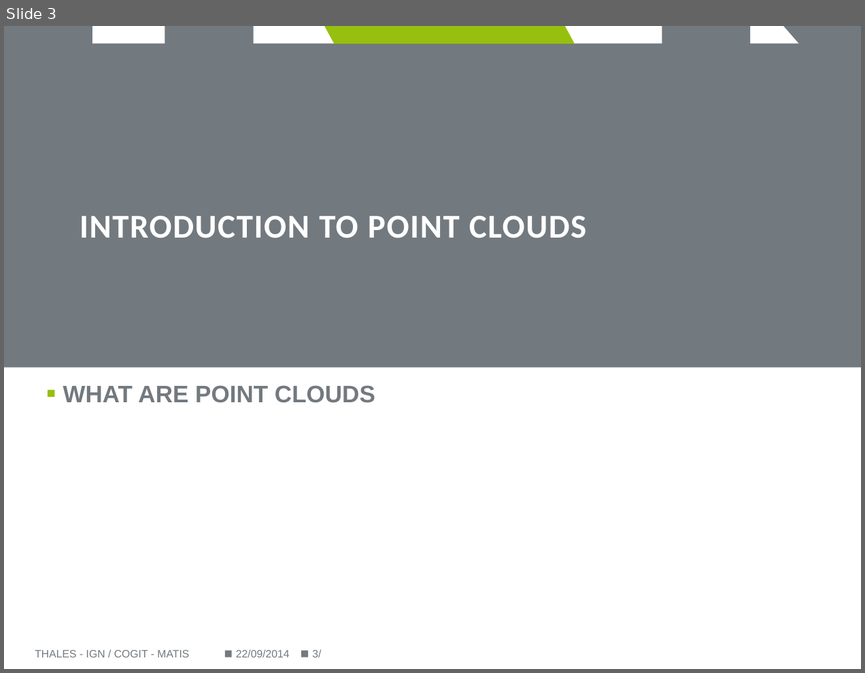
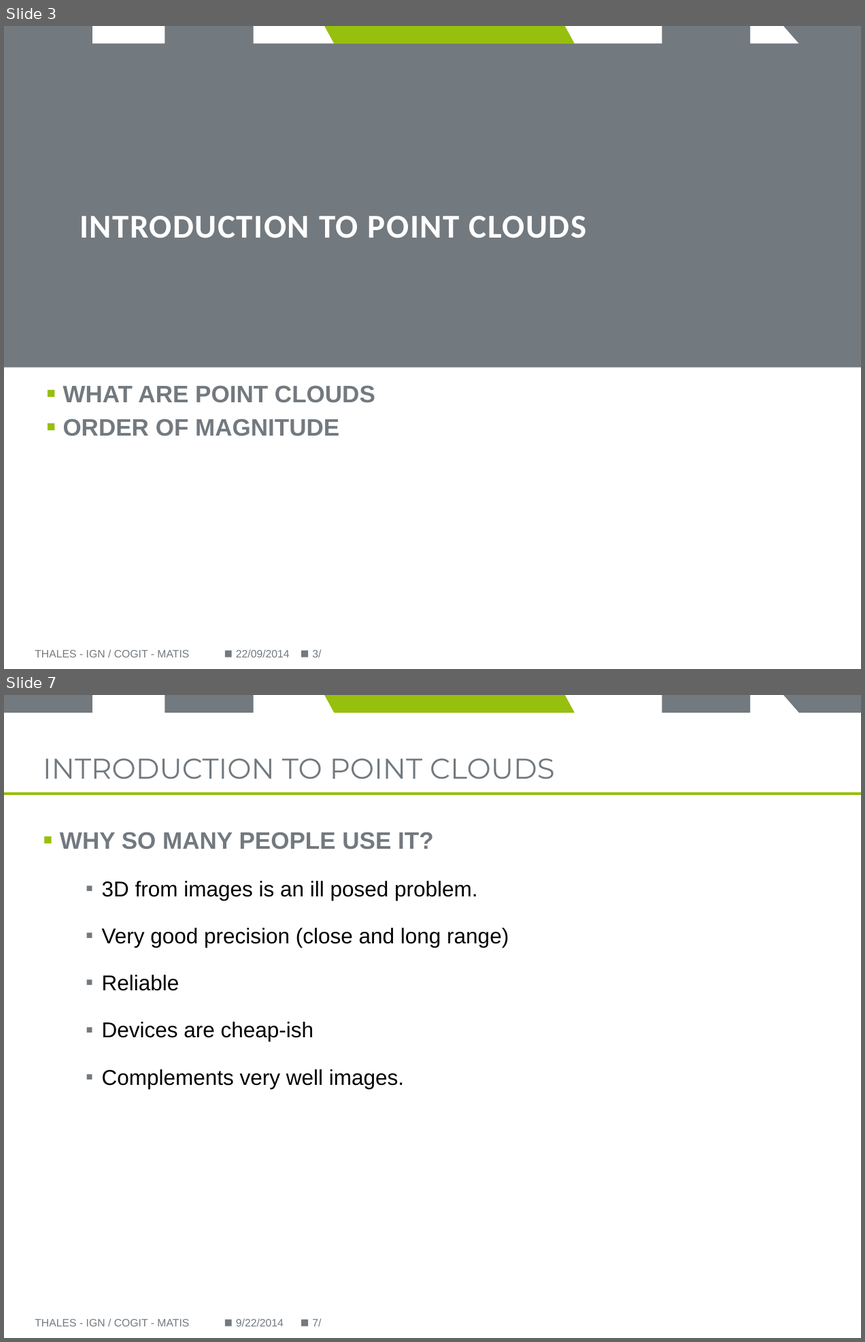
Before and after one commit to Remi-C/Postgres_Day_2014_10_RemiC, a slide deck: presentation_RCura.pptx. Shown one above the other, each under a label of ours: slide 3 before the commit, slides 3 and 7 after it; the slides between them are not shown. The pictures are 865x673 and 865x1342 pixels, drawn with LibreOffice and Linux fonts; fonts in the diff are those of the drawing; background and template pictures are left out. Boxes give left, top, right and bottom in pixels: in the first picture for what was removed or moved away, otherwise in the second. Text is boxed around its words. In the diff, an @@ line names an element or a change of style, - is before the commit and + after.

Commit message:
up to discussing pointcloud

```diff
--- a/presentation_RCura.pptx
+++ b/presentation_RCura.pptx
@@ slide 7 added at <box>4,695,861,1338</box>, background #FFFFFF; not listed: 7 template elements that a slide beside it also shows @@
@@ title added at <box>43,758,554,779</box>, 24 pt, text #72797F @@
+INTRODUCTION TO POINT CLOUDS
@@ line added from (4, 794) to (861, 794), #97BF0D 2.25 pt @@
@@ text added at <box>60,832,509,1089</box>, 18 pt, text #000000 @@
+▪ WHY SO MANY PEOPLE USE IT?
+  ▪ 3D from images is an ill posed problem.
+  ▪ Very good precision (close and long range)
+  ▪ Reliable
+  ▪ Devices are cheap-ish
+  ▪ Complements very well images.
@@ text added at <box>35,1319,189,1326</box>, 9 pt, text #72797F @@
+THALES - IGN / COGIT - MATIS
@@ text added at <box>236,1318,283,1326</box>, 9 pt, text #72797F @@
+9/22/2014
@@ page number added at <box>312,1318,321,1326</box>, 9 pt, text #72797F @@
+7/
@@ slide 3 changed as well @@
@@ text at <box>63,418,339,436</box>: paragraph added @@
+▪ ORDER OF MAGNITUDE
```
Also in this commit, not shown: 2 other slides changed, 17 other slides added.
